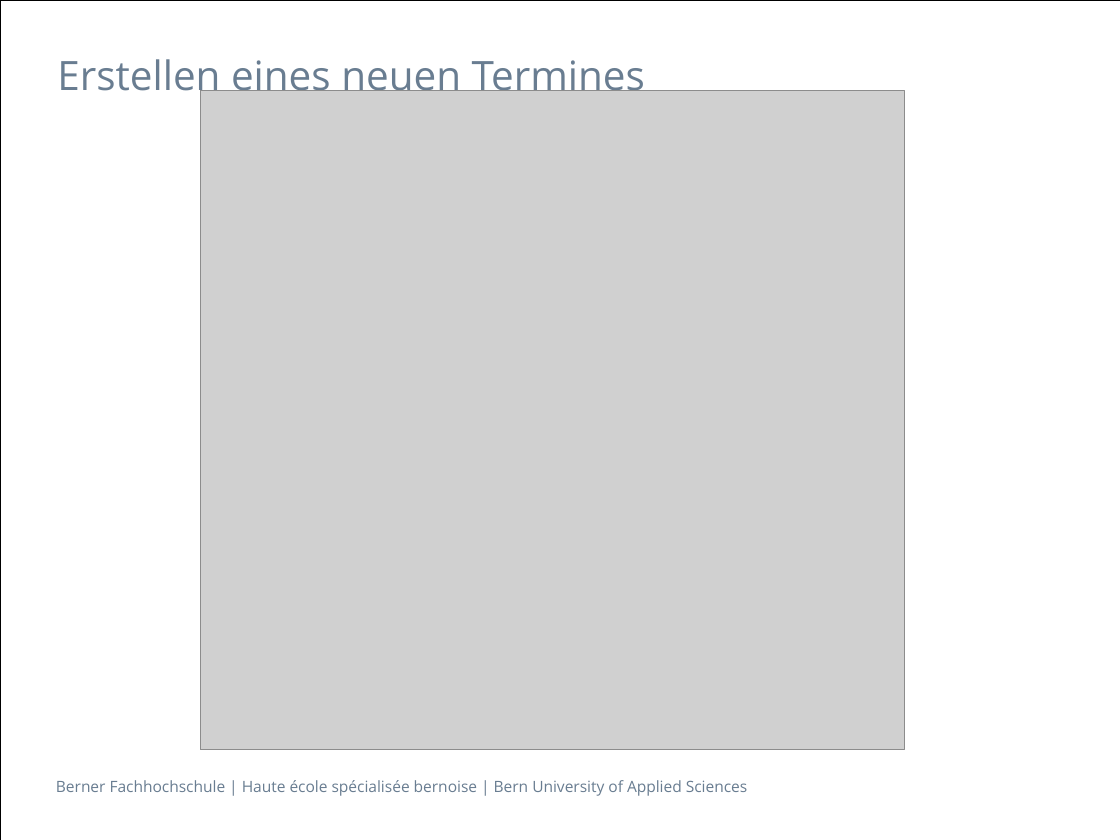
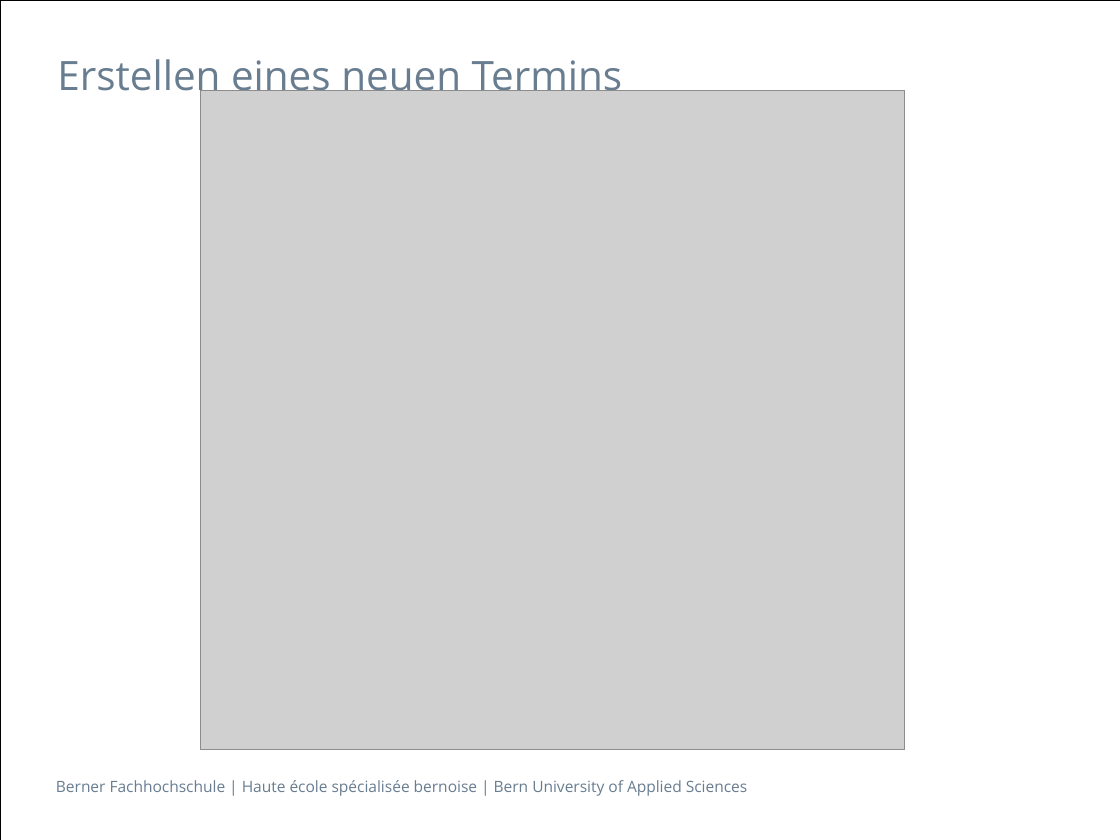
Before and after one commit to zyssm4/ch.bfh.btx8081.w2015.red, a slide deck: slide 4 of doc/Task07/Task07.pptx. Drawn at 1120x840 pixels with LibreOffice and Linux fonts; fonts in the diff are those of the drawing; grey boxes stand for pictures. Boxes give left, top, right and bottom in pixels: in the first picture for what was removed or moved away, otherwise in the second. Text is boxed around its words. In the diff, an @@ line names an element or a change of style, - is before the commit and + after.

```diff
--- a/doc/Task07/Task07.pptx
+++ b/doc/Task07/Task07.pptx
@@ title at <box>57,59,623,101</box>: text changed @@
-Erstellen eines neuen Termines
+Erstellen eines neuen Termins
```
Also in this commit, not shown: 2 other slides changed.
